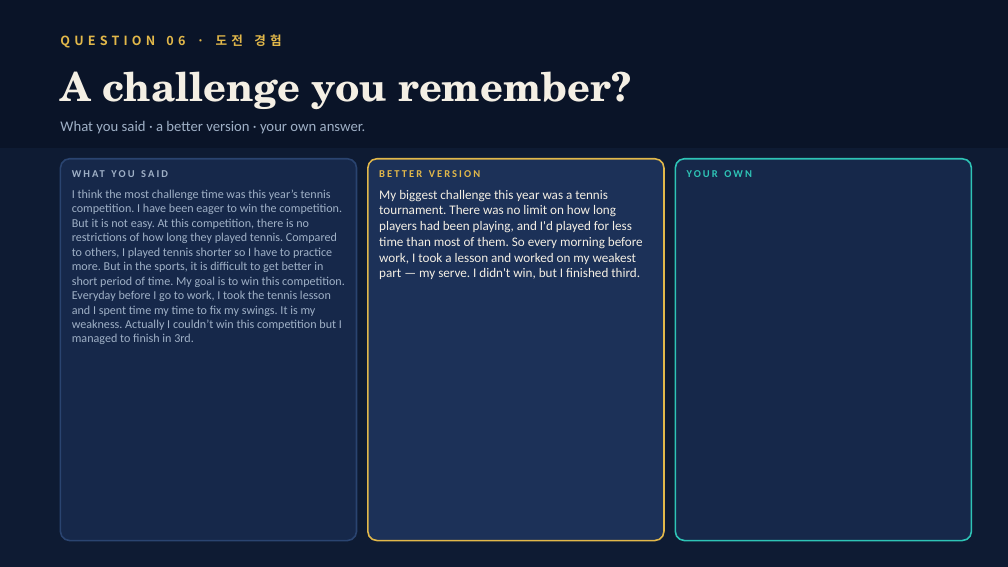
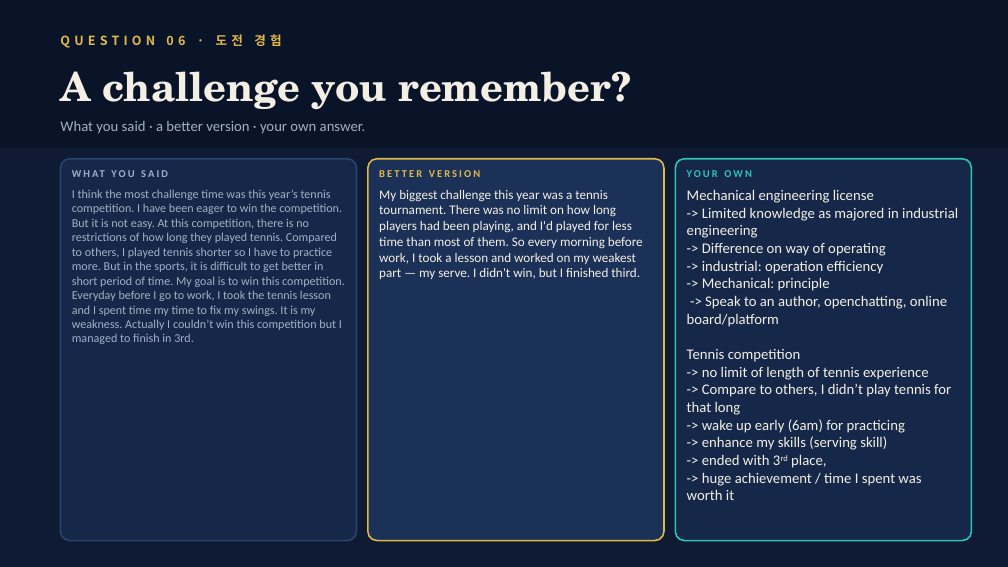
Before and after one commit to briankim-84/dea-m8q3, a slide deck: slide 9 of sanghyun-k3m7/Sanghyun_Class4_The_Full_Run.pptx. Drawn at 1008x567 pixels with LibreOffice and Linux fonts; fonts in the diff are those of the drawing. Boxes give left, top, right and bottom in pixels: in the first picture for what was removed or moved away, otherwise in the second. Text is boxed around its words. In the diff, an @@ line names an element or a change of style, - is before the commit and + after.

```diff
--- a/sanghyun-k3m7/Sanghyun_Class4_The_Full_Run.pptx
+++ b/sanghyun-k3m7/Sanghyun_Class4_The_Full_Run.pptx
@@ text added at (687,189,958,500), 14 pt, text #F4EFE4 @@
+Mechanical engineering license
+-> Limited knowledge as majored in industrial engineering
+-> Difference on way of operating
+-> industrial: operation efficiency
+-> Mechanical: principle
+-> Speak to an author, openchatting, online board/platform
+Tennis competition
+-> no limit of length of tennis experience
+-> Compare to others, I didn’t play tennis for that long
+-> wake up early (6am) for practicing
+-> enhance my skills (serving skill)
+-> ended with 3rd place,
+-> huge achievement / time I spent was worth it
```
Also in this commit, not shown: 17 other slides changed, 12 other files.
